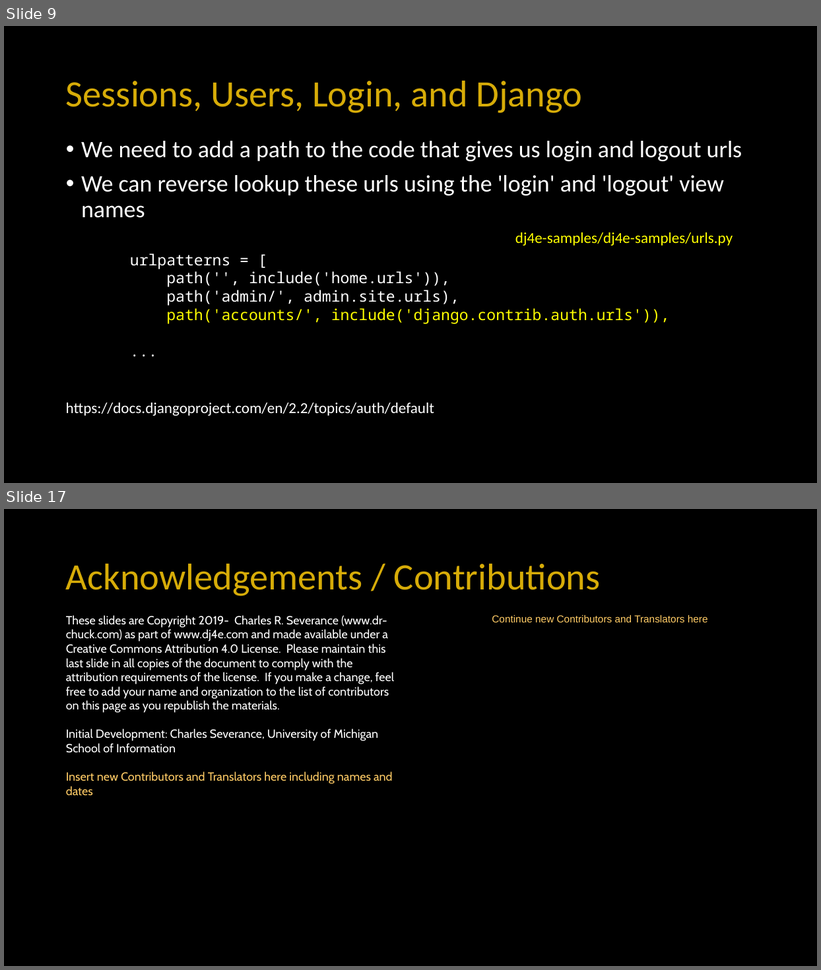
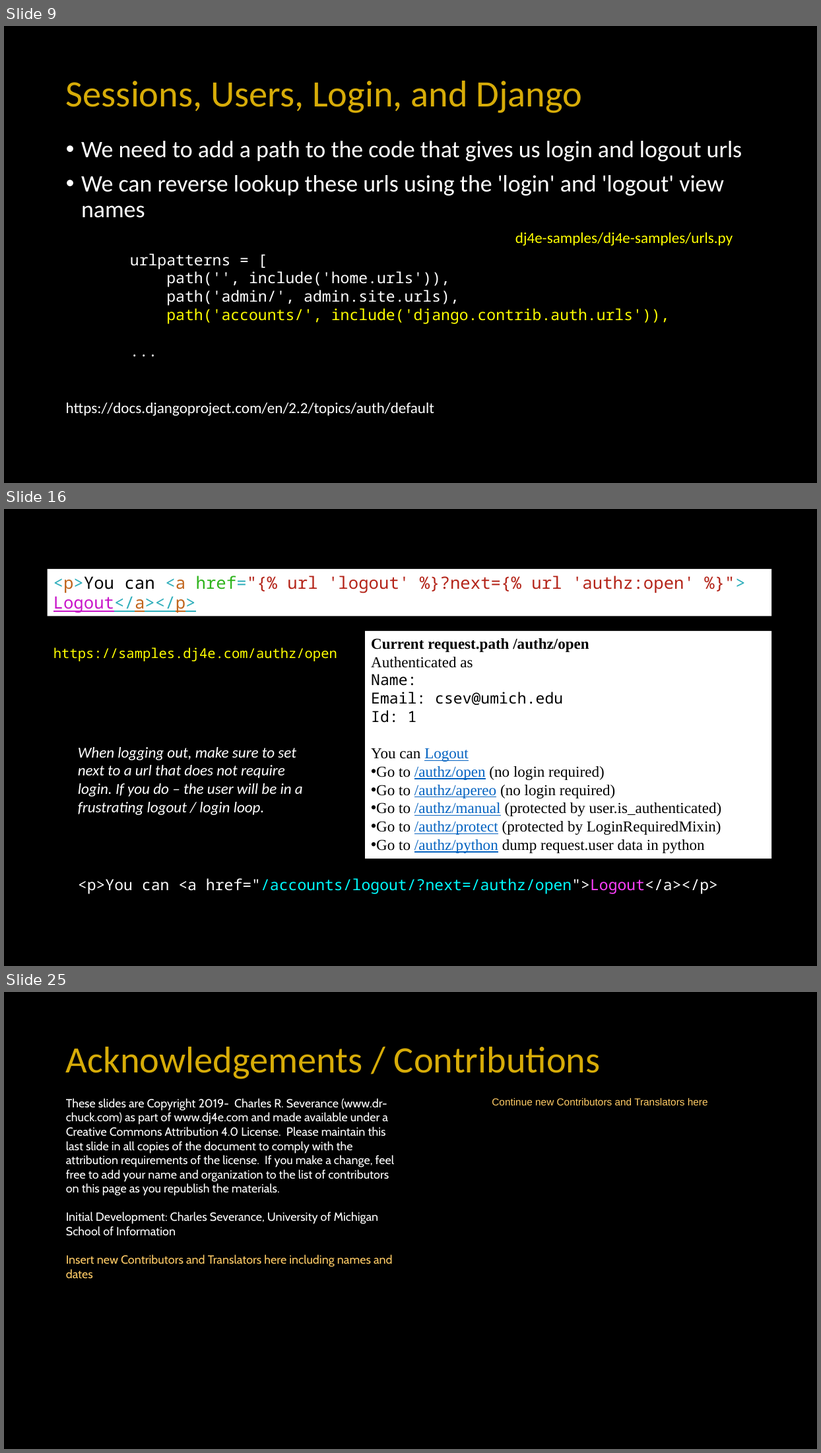
Before and after one commit to csev/dj4e, a slide deck: lectures/DJ-08-Login.pptx. Shown one above the other, each under a label of ours: slides 9 and 17 before the commit, slides 9, 16 and 25 after it; the slides between them are not shown. The pictures are 821x970 and 821x1453 pixels, drawn with LibreOffice and Linux fonts; fonts in the diff are those of the drawing. Boxes give left, top, right and bottom in pixels: in the first picture for what was removed or moved away, otherwise in the second. Text is boxed around its words. In the diff, an @@ line names an element or a change of style, - is before the commit and + after.

Commit message:
MVP Login lecture

```diff
--- a/lectures/DJ-08-Login.pptx
+++ b/lectures/DJ-08-Login.pptx
@@ slide 16 added at (x1=4, y1=509, x2=817, y2=966), background #000000 @@
@@ rectangle added at (x1=48, y1=569, x2=772, y2=616), fill #FFFFFF, 20 pt, text #B42419 @@
+<p>You can <a href="{% url 'logout' %}?next={% url 'authz:open' %}">
+Logout</a></p>
@@ rectangle added at (x1=365, y1=631, x2=772, y2=859), fill #FFFFFF, 18 pt, text #000000 @@
+Current request.path /authz/open
+Authenticated as
+Name:
+Email: csev@umich.edu
+Id: 1
+You can Logout
+• Go to /authz/open (no login required)
+• Go to /authz/apereo (no login required)
+• Go to /authz/manual (protected by user.is_authenticated)
+• Go to /authz/protect (protected by LoginRequiredMixin)
+• Go to /authz/python dump request.user data in python
@@ text added at (x1=54, y1=648, x2=337, y2=661), 16 pt, text #FFFF00 @@
+https://samples.dj4e.com/authz/open
@@ text added at (x1=78, y1=747, x2=303, y2=815), 18 pt, text #FFFFFF, italic @@
+When logging out, make sure to set next to a url that does not require login. If you do – the user will be in a frustrating logout / login loop.
@@ text added at (x1=78, y1=879, x2=718, y2=894), 18 pt, text #00FDFF @@
+<p>You can <a href="/accounts/logout/?next=/authz/open">Logout</a></p>
@@ what was slide 17 is now slide 25 @@
```
Also in this commit, not shown: 6 slides changed, 9 other slides added, 2 slides removed, 2 other files.
